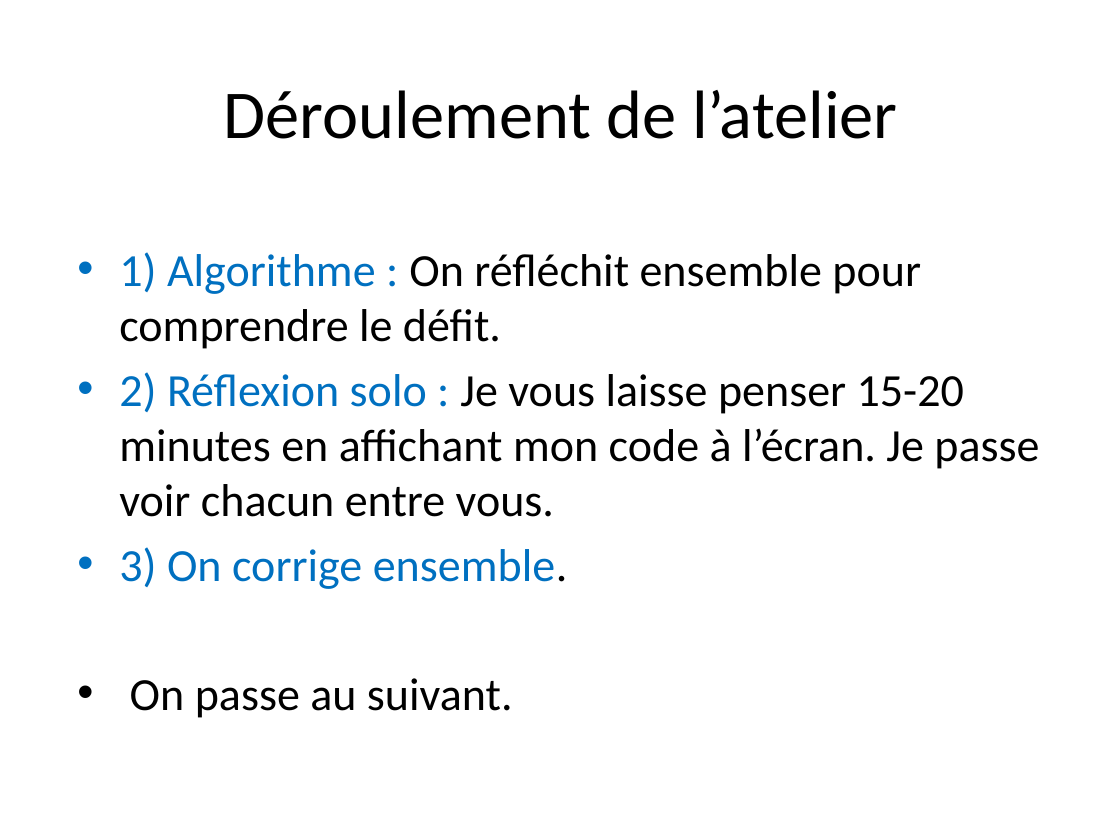
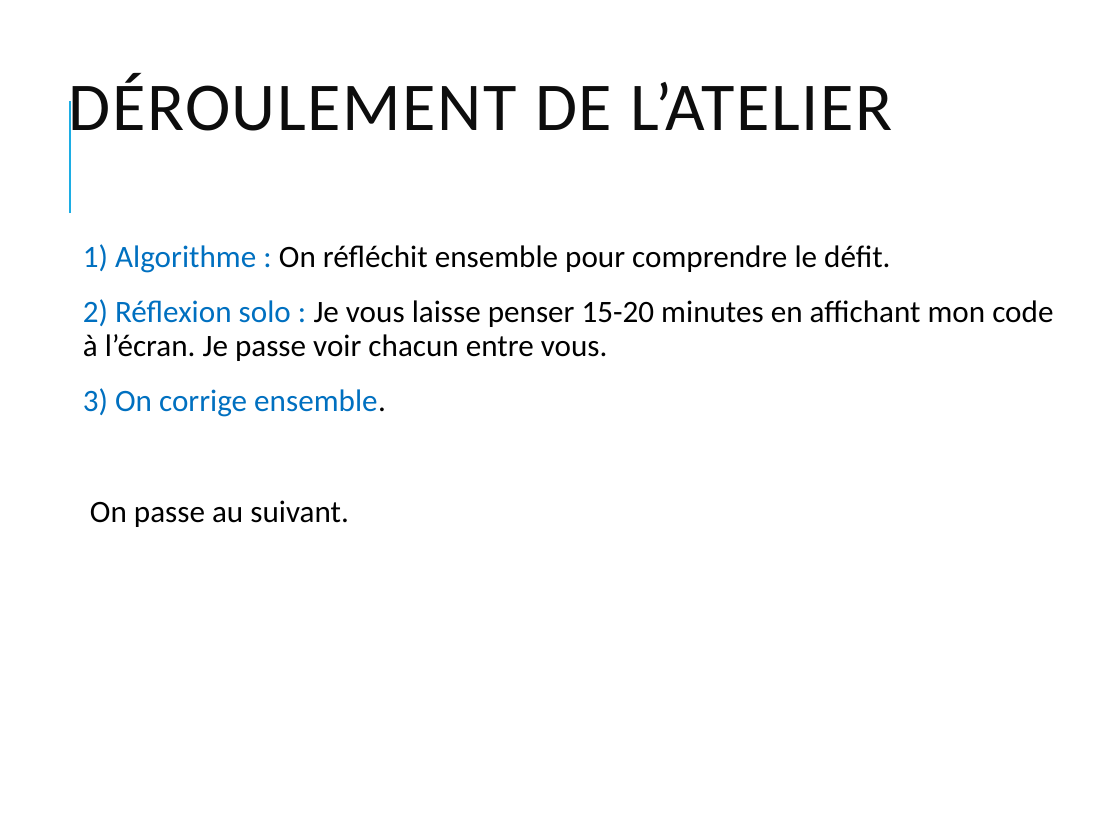
Before and after one commit to joel3500/vitrine, a slide deck: slide 3 of Realisation/Tutoriel Scratch/Programmer avec Scratch_1.pptx. Drawn at 1120x840 pixels with LibreOffice and Linux fonts; fonts in the diff are those of the drawing. Boxes give left, top, right and bottom in pixels: in the first picture for what was removed or moved away, otherwise in the second. Text is boxed around its words. In the diff, an @@ line names an element or a change of style, - is before the commit and + after.

```diff
--- a/Realisation/Tutoriel Scratch/Programmer avec Scratch_1.pptx
+++ b/Realisation/Tutoriel Scratch/Programmer avec Scratch_1.pptx
@@ title at (68,73,892,146): text changed; text colour #000000 to #0D0D0D @@
-Déroulement de l’atelier
+DÉROULEMENT DE L’ATELIER
@@ line added from (69, 213) to (69, 101), #1CADE4 1.5 pt @@
@@ text "1) Algorithme : On réfléchit ..." at (83,244,1053,527): size 29.6 to 20 pt; bullet • to  ; line spacing 1 to 0.9; more space between paragraphs @@
```
Also in this commit, not shown: 9 other slides changed, 12 other files.
